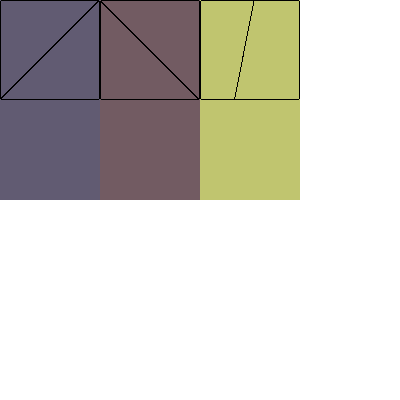
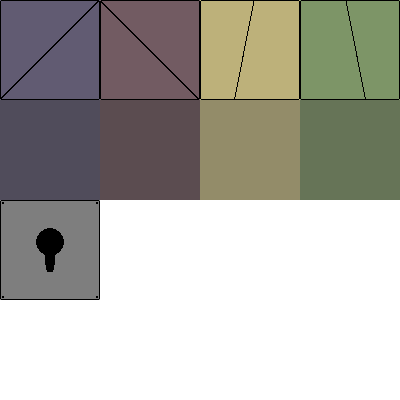
Two versions of the same layered image (400 × 400). Layer-by-layer changes:
added layer "SolDamierC Copie 2" above "SolDamierC Copie" over [left=300, top=100, right=400, bottom=200]
painted on "SolDamierC Copie" over [left=200, top=100, right=300, bottom=200]
painted on "SolDamierB Copie" over [left=100, top=100, right=200, bottom=200]
painted on "SolDamierA Copie" over [left=0, top=100, right=100, bottom=200]
added layer "MurDamierC Copie 3" above "MurDamierC Copie 2" over [left=0, top=200, right=100, bottom=300]
added layer "MurDamierC Copie 2" above "MurDamierC Copie" over [left=300, top=0, right=400, bottom=100]
painted on "MurDamierC Copie" over [left=200, top=0, right=300, bottom=100]
hid "Papier" over [left=0, top=0, right=400, bottom=300]
